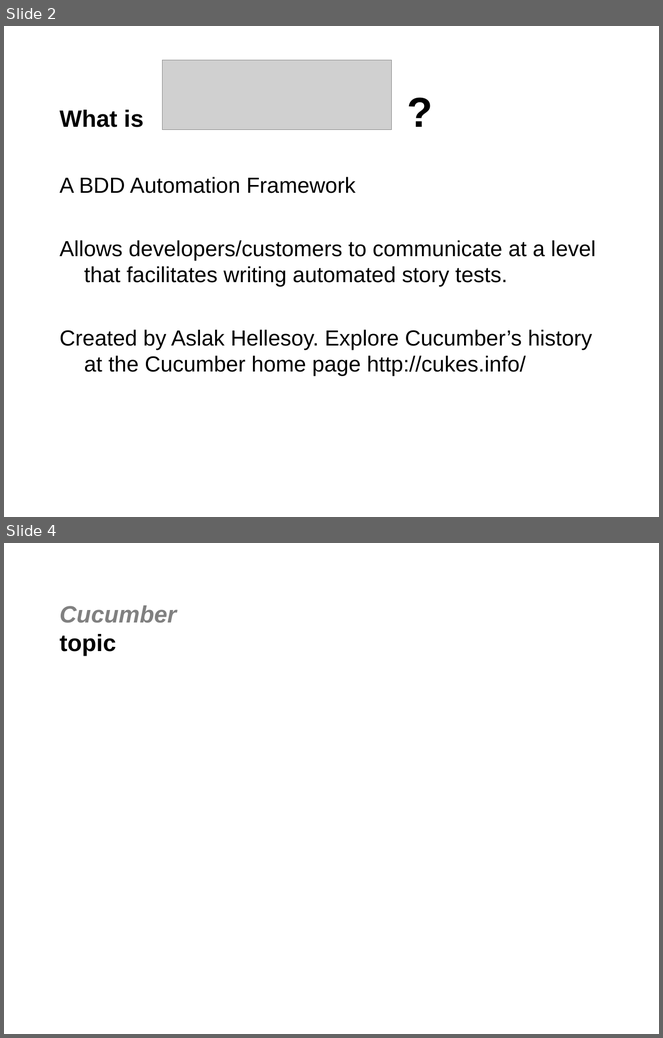
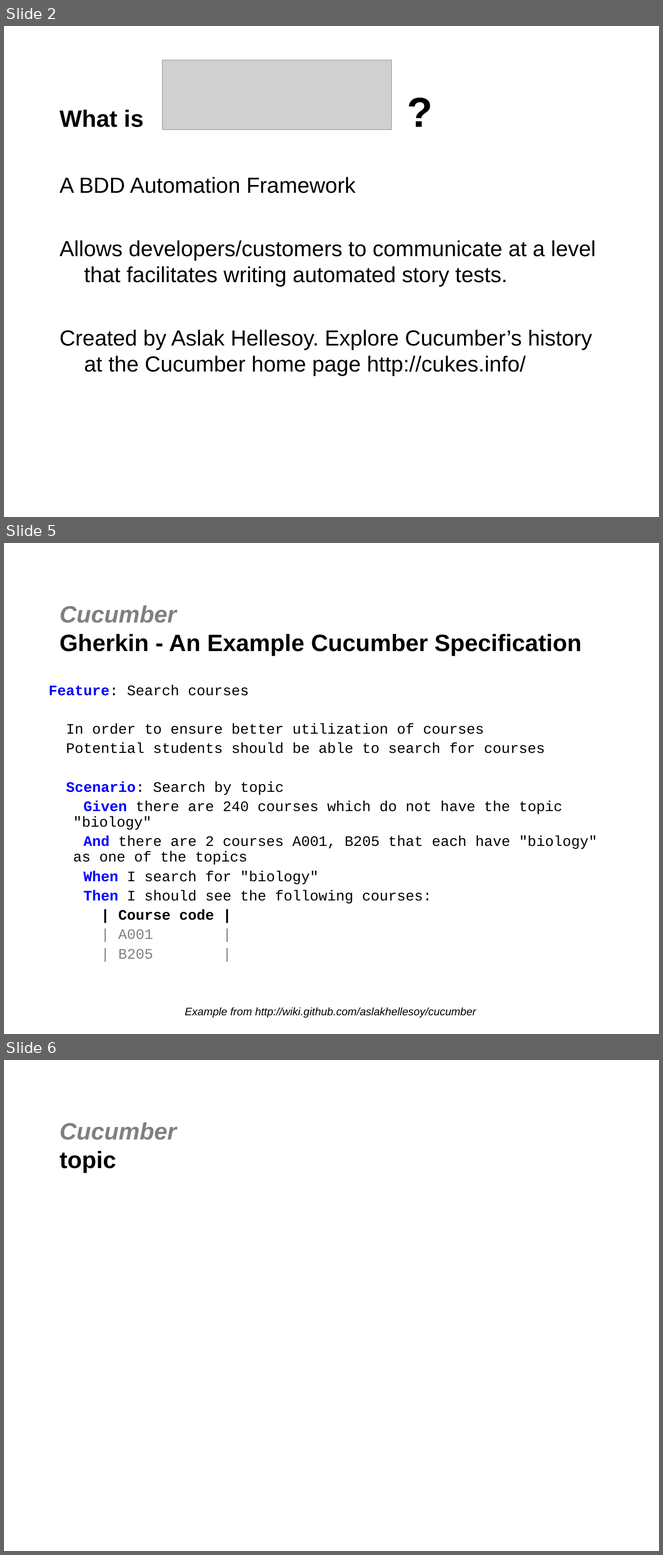
Before and after one commit to jgoodsen/agile2010, a slide deck: 05-cucumber.ppt. Shown one above the other, each under a label of ours: slides 2 and 4 before the commit, slides 2, 5 and 6 after it; the slides between them are not shown. The pictures are 663x1038 and 663x1555 pixels, drawn with LibreOffice and Linux fonts; fonts in the diff are those of the drawing; grey boxes stand for pictures; background and template pictures are left out. Boxes give left, top, right and bottom in pixels: in the first picture for what was removed or moved away, otherwise in the second. Text is boxed around its words. In the diff, an @@ line names an element or a change of style, - is before the commit and + after.

```diff
--- a/05-cucumber.ppt
+++ b/05-cucumber.ppt
@@ slide 5 added at (4,543,659,1034), background #FFFFFF @@
@@ title added at (60,605,582,656), 26 pt, text #000000, bold @@
+Cucumber
+Gherkin - An Example Cucumber Specification
@@ text added at (49,685,598,959), 16 pt, text #000000 @@
+Feature: Search courses
+In order to ensure better utilization of courses
+Potential students should be able to search for courses
+Scenario: Search by topic
+Given there are 240 courses which do not have the topic "biology"
+And there are 2 courses A001, B205 that each have "biology" as one of the topics
+When I search for "biology"
+Then I should see the following courses:
+| Course code |
+| A001 |
+| B205 |
@@ text added at (185,1007,476,1018), 12 pt, text #000000, italic @@
+Example from http://wiki.github.com/aslakhellesoy/cucumber
@@ what was slide 4 is now slide 6 @@
```
Also in this commit, not shown: 2 slides changed, 1 other slide added.
